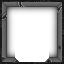
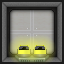
Revision of a layered 64 x 64 image; what changed, layer by layer:
showed group "Batteries" (7 layers) over (0, 0, 64, 64)
added layer "Ebene 5 Kopie" in group "Batteries" over (8, 35, 56, 64)
hid group "Floor_33" (5 layers) over (0, 0, 64, 64)
hid "Wall_33" (2nd of 2, in "Floor_33") over (0, 0, 64, 64)
showed group "Base" (4 layers) over (0, 0, 64, 64)
showed "Ebene 3" (2nd of 2, in "Base") over (14, 49, 50, 63)
